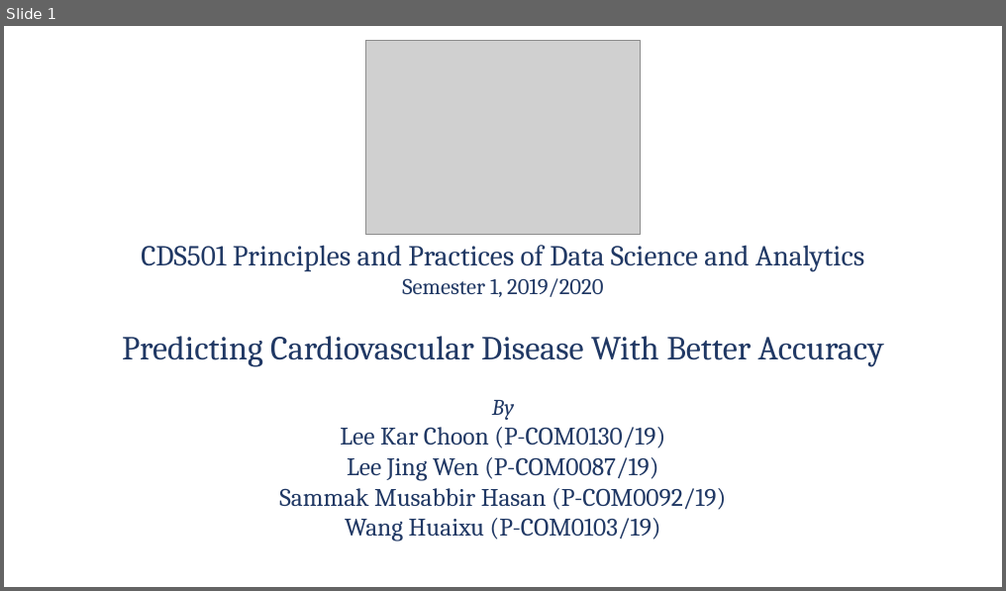
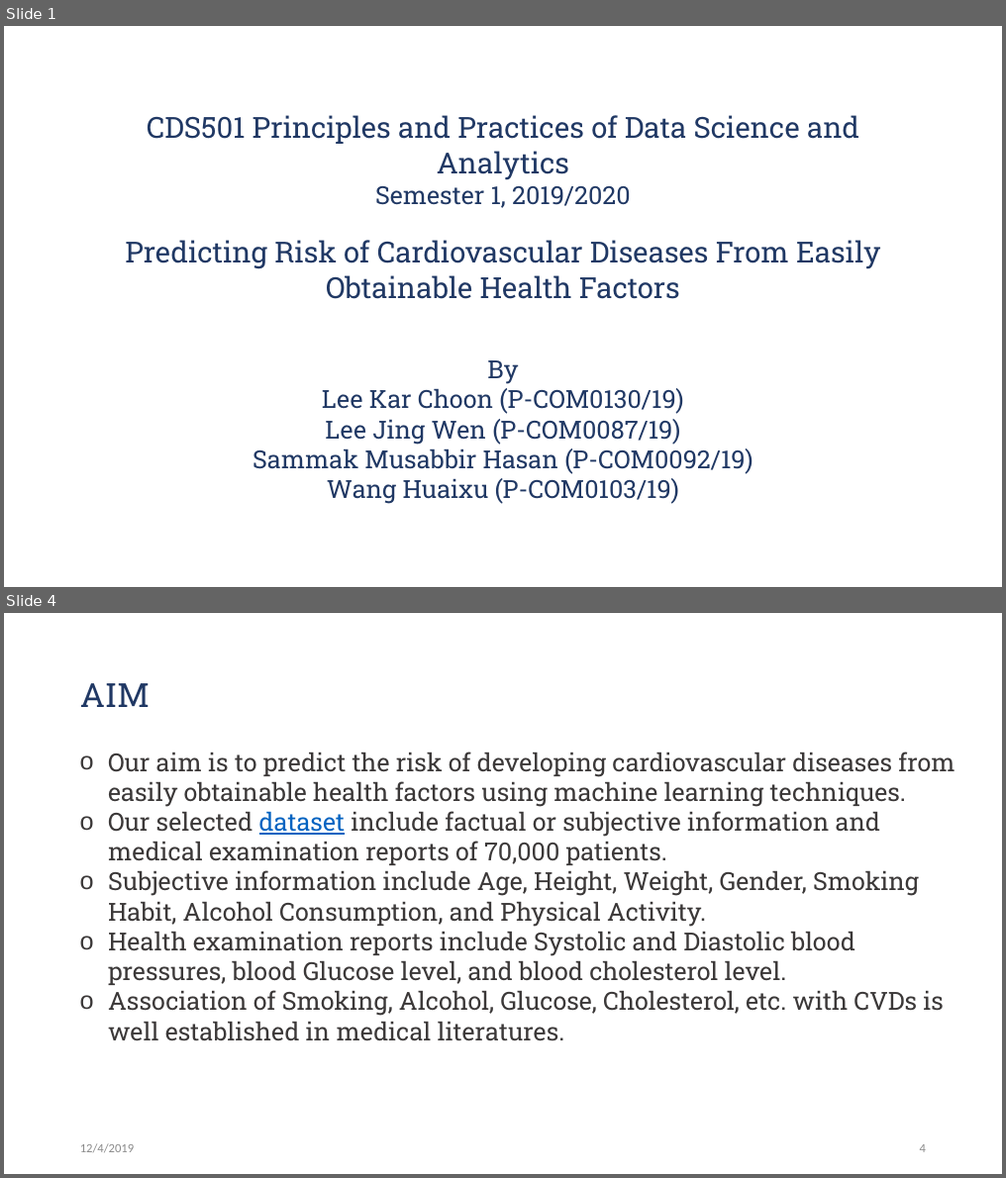
Before and after one commit to Jwen-pg/cds501-predicting-heart-disease, a slide deck: presentation.pptx. Shown one above the other, each under a label of ours: slide 1 before the commit, slides 1 and 4 after it; the slides between them are not shown. The pictures are 1006x591 and 1006x1178 pixels, drawn with LibreOffice and Linux fonts; fonts in the diff are those of the drawing; grey boxes stand for pictures; background and template pictures are left out. Boxes give left, top, right and bottom in pixels: in the first picture for what was removed or moved away, otherwise in the second. Text is boxed around its words. In the diff, an @@ line names an element or a change of style, - is before the commit and + after.

```diff
--- a/presentation.pptx
+++ b/presentation.pptx
@@ slide 4 added at [4, 613, 1002, 1174], background #FFFFFF @@
@@ title added at [80, 683, 150, 707], 32 pt, text #203864 @@
+AIM
@@ text added at [108, 752, 954, 1042], 24 pt, text #3B3838 @@
+o Our aim is to predict the risk of developing cardiovascular diseases from easily obtainable health factors using machine learning techniques.
+o Our selected dataset include factual or subjective information and medical examination reports of 70,000 patients.
+o Subjective information include Age, Height, Weight, Gender, Smoking Habit, Alcohol Consumption, and Physical Activity.
+o Health examination reports include Systolic and Diastolic blood pressures, blood Glucose level, and blood cholesterol level.
+o Association of Smoking, Alcohol, Glucose, Cholesterol, etc. with CVDs is well established in medical literatures.
@@ text added at [80, 1144, 134, 1153], 12 pt, text #8C8C8C @@
+12/4/2019
@@ page number added at [920, 1145, 926, 1153], 12 pt, text #8C8C8C @@
+4
@@ slide 1 changed as well @@
@@ picture removed at [365, 40, 642, 234] @@
@@ title "CDS501 Principles and Practices of ..." at [125, 115, 880, 504]: vertical alignment middle to top @@
@@ title at [125, 115, 880, 504]: text changed; size 24.3 to 24 pt; font Cambria to Roboto Slab @@
-CDS501 Principles and Practices of Data Science and Analytics
-Semester 1, 2019/2020
-Predicting Cardiovascular Disease With Better Accuracy
-By
-Lee Kar Choon (P-COM0130/19)
-Lee Jing Wen (P-COM0087/19)
-Sammak Musabbir Hasan (P-COM0092/19)
-Wang Huaixu (P-COM0103/19)
+CDS501 Principles and Practices of Data Science and Analytics
+Semester 1, 2019/2020
+Predicting Risk of Cardiovascular Diseases From Easily Obtainable Health Factors
+By
+Lee Kar Choon (P-COM0130/19)
+Lee Jing Wen (P-COM0087/19)
+Sammak Musabbir Hasan (P-COM0092/19)
+Wang Huaixu (P-COM0103/19)
```
Also in this commit, not shown: 1 other slide changed, 16 other slides added, 7 slides removed, 3 other files.
